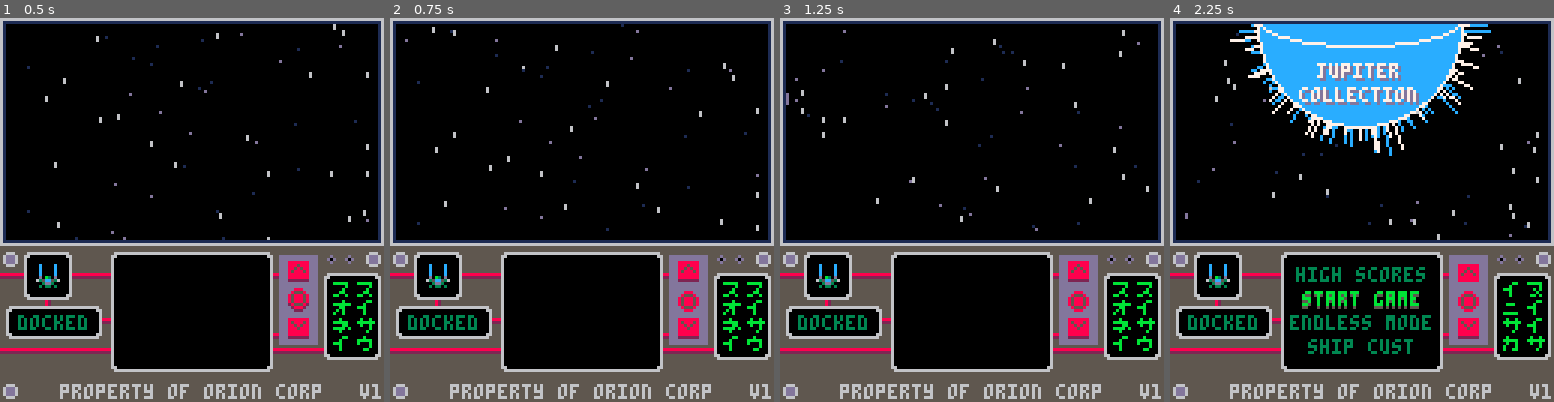
Above: before the commit, frames 1-4 (left to right).
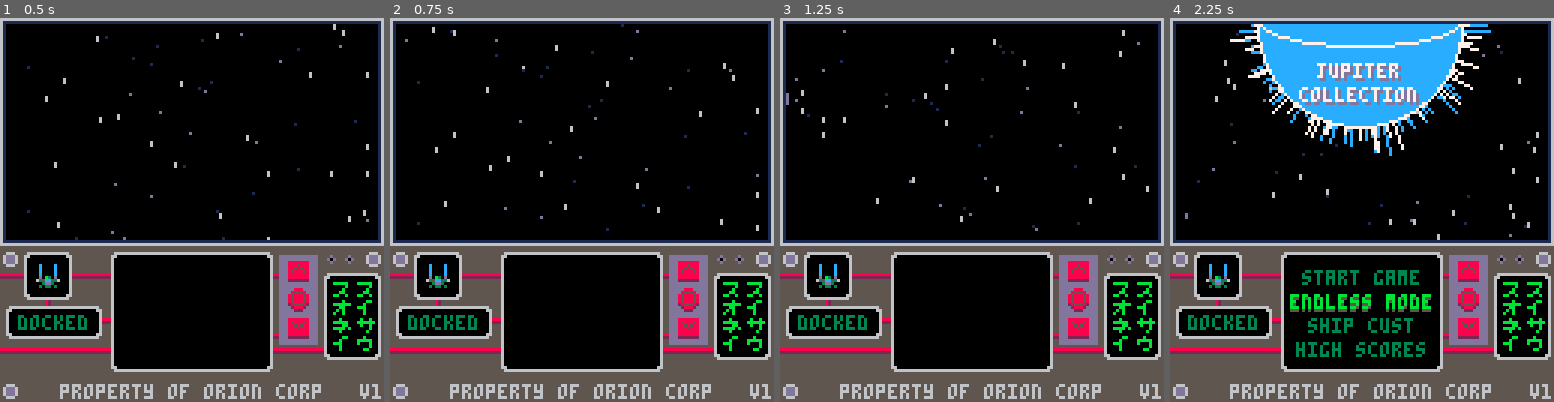
Above: after the commit, the same moments.

Repository: jacobneal65/drop-p8
Game: PICO-8 cartridge drop.p8
The game is run twice, just before and just after one commit, with the same random seed, the same clock (stepped at 60 frames per second) and the same inputs.
Inputs:
- Up to frame 1 (0.5 s): tap X (X key) at 0.33 s
- Up to frame 2 (0.75 s): tap O (Z key) at 0.7 s
- Up to frame 3 (1.25 s): tap X (X key) at 1.07 s
- Up to frame 4 (2.25 s): hold Right 1.6-2.1 s; tap O (Z key) at 1.7, 2.1 s; tap X (X key) at 1.85 s; hold Up from 2.15 s (still down)

Frame 1 is identical in both runs. In frame 2, 0.2% of the frame differs, in the area x 75-81%, y 70-77%; in frame 3, 0.2%; in frame 4, 4.1%, in the area x 31-98%, y 63-89%.

Commit message:
menu update

Diff:
--- a/drop.p8
+++ b/drop.p8
@@ -147,6 +147,7 @@
 	rnd_chars={"ア","イ","ウ","エ","オ","カ","キ","ク","ケ","コ","サ","シ","ス","セ","ソ","タ","チ","ツ","テ","ト","ナ","ニ","ヌ","ネ","ノ"}
 	rnd_char={}
 	gen_char()
+	btn_tmr=0
 end
 
 function gen_char()
@@ -157,7 +158,29 @@
 end
 
 function upd_menu()
+	if gen_tmr==1 then
+		menu_input()
+	end
+
+	--bring in menu
+	gen_tmr=min(gen_tmr+0.01,1)
+	local _tmr=easeinoutovershoot(gen_tmr)
+	sun_off=lerp(-150,-60,_tmr)
+	menu_y=lerp(150,76,_tmr)
+	if false then
+		init_level()
+	end
+	if gen_tmr==1 then
+		update_fruitlet()
+	end
+
+	_lerpfn()
+
+end
+
+function menu_input()
 	if btnp(⬆️) then
+		sfx(8)
 		gen_char()
 		--move vals down
 		lerp_tmr=0
@@ -170,6 +193,7 @@
 		_lerpfn=lerp_menu
 		btn_sprs[1]=108
 	elseif btnp(⬇️) then
+		sfx(8)
 		--move vals up
 		gen_char()
 		lerp_tmr=0
@@ -184,23 +208,17 @@
 
 
 	elseif btnp(🅾️) then
+		sfx(8)
 		--enter menu
 		btn_sprs[3]=110
-	end
-	--bring in menu
-	gen_tmr=min(gen_tmr+0.01,1)
-	local _tmr=easeinoutovershoot(gen_tmr)
-	sun_off=lerp(-150,-60,_tmr)
-	menu_y=lerp(150,76,_tmr)
-	if false then
-		init_level()
-	end
-	if gen_tmr==1 then
-		update_fruitlet()
-	end
-
-	_lerpfn()
-
+		btn_tmr=5
+	end
+	--🅾️ btn press timer
+	if btn_tmr>0 then
+		btn_tmr-=1
+	else
+		btn_sprs[3]=94
+	end
 end
 
 function lerp_menu()
Not shown, changed: the sound effects (__sfx__) section of drop.p8
